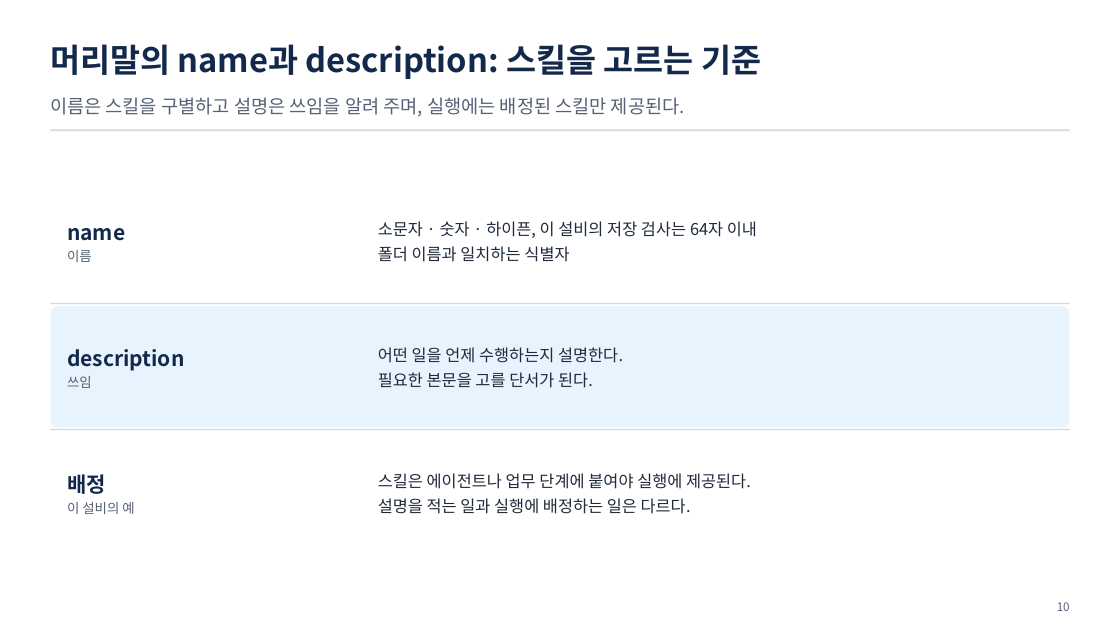
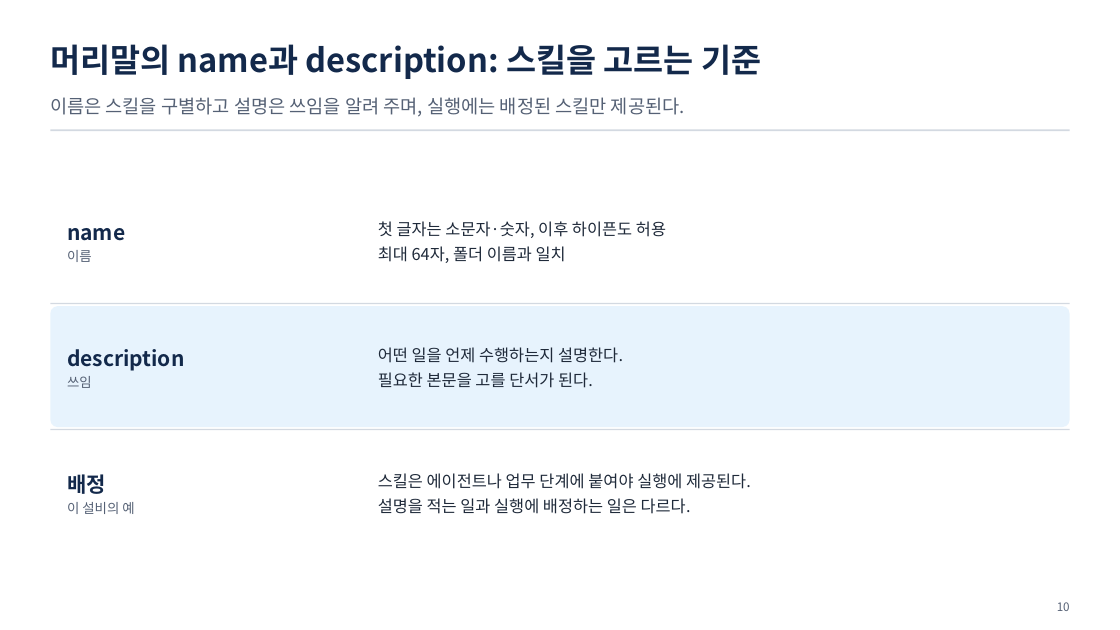
Before and after one commit to uengine-oss/hyd-iot-edu, a slide deck: slide 10 of workspace/강의제작/산출물/통합반/이론/06회차/통합반_06일차.pptx. Drawn at 1120x630 pixels with LibreOffice and Linux fonts; fonts in the diff are those of the drawing. Boxes give left, top, right and bottom in pixels: in the first picture for what was removed or moved away, otherwise in the second. Text is boxed around its words. In the diff, an @@ line names an element or a change of style, - is before the commit and + after.

```diff
--- a/workspace/강의제작/산출물/통합반/이론/06회차/통합반_06일차.pptx
+++ b/workspace/강의제작/산출물/통합반/이론/06회차/통합반_06일차.pptx
@@ text at <box>378,221,666,263</box>: text changed @@
-소문자 · 숫자 · 하이픈, 이 설비의 저장 검사는 64자 이내
-폴더 이름과 일치하는 식별자
+첫 글자는 소문자·숫자, 이후 하이픈도 허용
+최대 64자, 폴더 이름과 일치
```
Also in this commit, not shown: 10 other slides changed, 25 other files.
